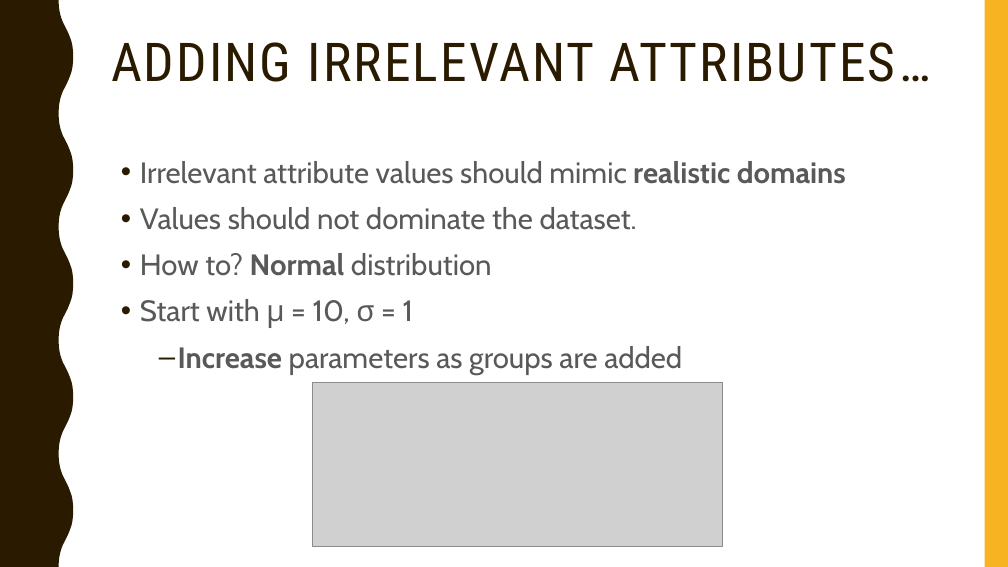
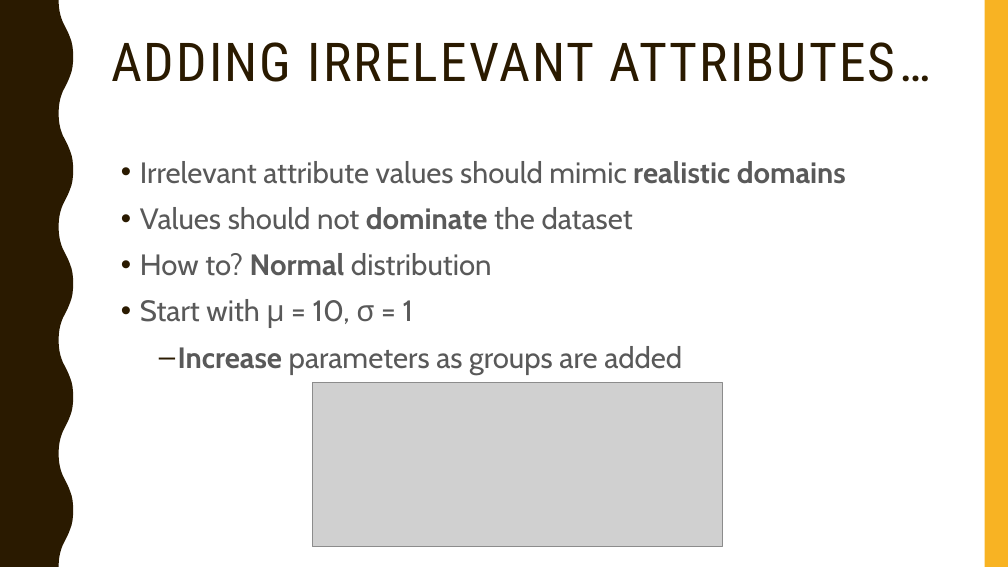
Before and after one commit to gururaj-shriram/ece548-machine-learning, a slide deck: slide 7 of proj1/presentation/pres.pptx. Drawn at 1008x567 pixels with LibreOffice and Linux fonts; fonts in the diff are those of the drawing; grey boxes stand for pictures. Boxes give left, top, right and bottom in pixels: in the first picture for what was removed or moved away, otherwise in the second. Text is boxed around its words. In the diff, an @@ line names an element or a change of style, - is before the commit and + after.

```diff
--- a/proj1/presentation/pres.pptx
+++ b/proj1/presentation/pres.pptx
@@ text at [140,207,633,230]: text changed @@
-• Values should not dominate the dataset.
+• Values should not dominate the dataset
```
Also in this commit, not shown: 10 other slides changed, 29 other files.
